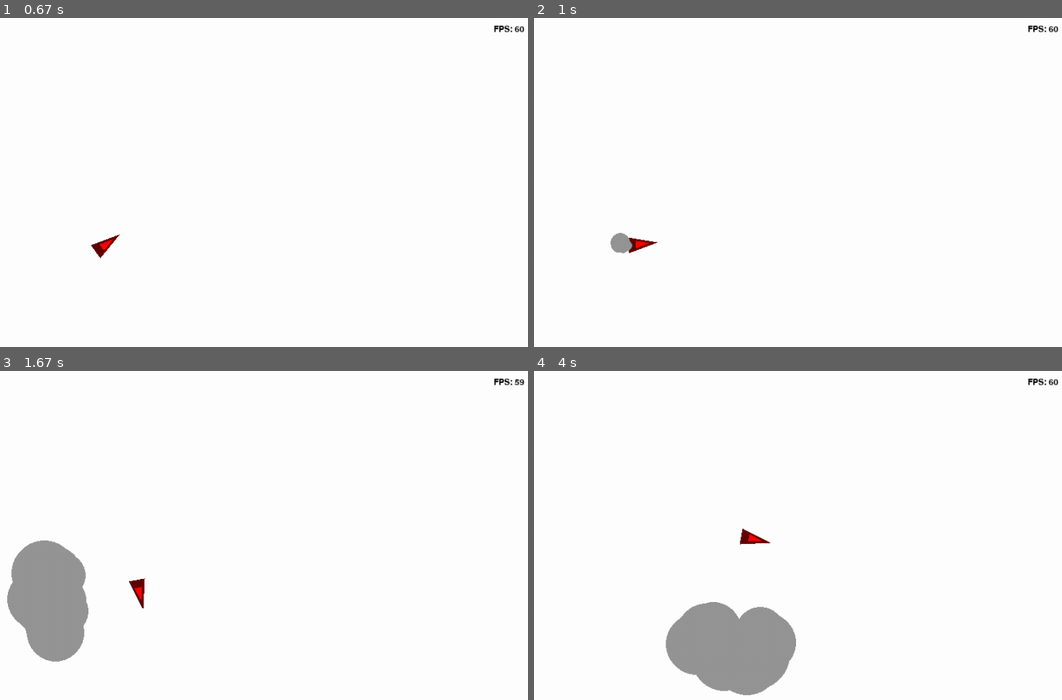
Above: before the commit, frames 1-4 (two rows, left to right).
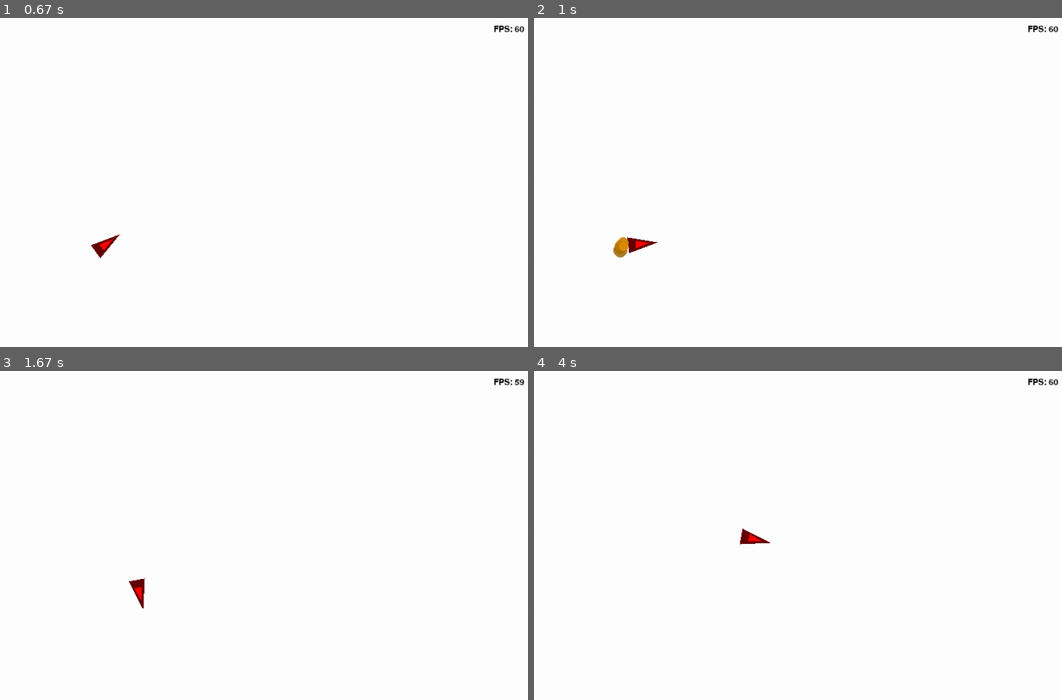
Above: after the commit, the same moments.

Repository: Poseidondon/pygame_project
Game: pygame game, started from main.py
Same seed, same stepped clock (60 frames per second), same inputs: the game is played once before the commit and once after it.
Inputs:
- Up to frame 1 (0.67 s): hold Right from 0.33 s (still down)
- Up to frame 2 (1 s): release Right at 0.8 s; hold Up from 0.83 s (still down)
- Up to frame 3 (1.67 s): release Up at 1.13 s; hold Right 1.17-1.63 s
- Up to frame 4 (4 s): hold Left 1.67-2.2 s; hold Down 2.23-2.53 s; hold Left 2.57-2.97 s; hold Up 3-3.37 s; hold Right from 3.4 s (still down)

Frame 1 is identical in both runs. In frame 2, 0.2% of the frame differs, in the area x 14-19%, y 65-73%; in frame 3, 4.3%; in frame 4, 5.2%, in the area x 24-50%, y 70-99%.

Commit message:
Particle v1.4

Diff:
--- a/main.py
+++ b/main.py
@@ -4,39 +4,78 @@
 
 
 class Particle(pygame.sprite.Sprite):
-    def __init__(self, pos, radius, dir=None, speed=None, range=None, max_lifetime=None, increase=None):
+    def __init__(self, pos, radius, dir=None, speed=None):
         super().__init__(all_sprites)
+
         self.image = pygame.Surface((2 * radius, 2 * radius), pygame.SRCALPHA)
         self.rect = self.image.get_rect()
         self.rect.x, self.rect.y = pos[0] - radius, pos[1] - radius
+        self.float_pos = self.float_x, self.float_y = pos[0], pos[1]
+        self.radius = radius
+
         self.clock = pygame.time.Clock()
         self.spawn_time = pygame.time.get_ticks()
-        pygame.draw.circle(self.image, (150, 150, 150), (radius, radius), radius)
-
-        self.float_pos = self.float_x, self.float_y = pos[0], pos[1]
-        self.radius = radius
-        self.max_lifetime = max_lifetime
-        self.increase = increase
-
-        if range:
-            angle = random.randint(-range / 2, range / 2)
-        else:
-            angle = 0
+        self.alpha = 255
+        self.lifetime = 0
+
+        self.max_lifetime = None
+        self.increase = None
+        self.max_size = None
+        self.gradient_k = 3
+
         self.dir = dir
-        dir = (dir + 90 + angle) % 360
+        dir = (dir + 90) % 360
         self.vx = -(math.cos(math.radians(dir)) * speed)
         self.vy = math.sin(math.radians(dir)) * speed
         self.speed = math.hypot(self.vx, self.vy)
 
+    def set_max_lifetime(self, max_lifetime):
+        self.max_lifetime = max_lifetime
+
+    def set_increase(self, increase):
+        self.increase = increase
+
+    def set_max_size(self, max_size):
+        self.max_size = max_size
+
+    def set_gradient(self, color_1, color_2):
+        self.color_1 = color_1
+        self.color_2 = color_2
+
+    def set_gradient_k(self, gradient_k):
+        self.gradient_k = gradient_k
+
+    def get_color(self):
+        if self.color_1 != self.color_2:
+            if self.lifetime > self.max_lifetime / self.gradient_k:
+                return self.color_2
+            else:
+                r = self.color_1[0] +\
+                    (self.color_2[0] - self.color_1[0]) * (self.lifetime / (self.max_lifetime / self.gradient_k))
+                g = self.color_1[1] +\
+                    (self.color_2[1] - self.color_1[1]) * (self.lifetime / (self.max_lifetime / self.gradient_k))
+                b = self.color_1[2] +\
+                    (self.color_2[2] - self.color_1[2]) * (self.lifetime / (self.max_lifetime / self.gradient_k))
+                return r, g, b
+        else:
+            return self.color_1
+
     def update(self):
         time = self.clock.tick() / 1000
-        lifetime = pygame.time.get_ticks() - self.spawn_time
+        self.lifetime = pygame.time.get_ticks() - self.spawn_time
 
         if self.increase:
             self.radius += self.increase * time
             self.image = pygame.Surface((2 * int(self.radius), 2 * int(self.radius)), pygame.SRCALPHA)
             self.rect = self.image.get_rect()
-            pygame.draw.circle(self.image, (150, 150, 150), (int(self.radius), int(self.radius)), int(self.radius))
+
+        if self.max_lifetime:
+            self.alpha = (self.max_lifetime - self.lifetime) / self.max_lifetime * 255
+            self.alpha = max(0, self.alpha)
+
+        c = self.get_color()
+        pygame.draw.circle(self.image, (c[0], c[1], c[2], int(self.alpha)),
+                           (int(self.radius), int(self.radius)), int(self.radius))
 
         self.float_x += self.vx * time
         self.float_y -= self.vy * time
@@ -46,10 +85,11 @@
         if not (self.rect.x in range(-int(self.radius), width + int(self.radius))
                 and self.rect.y in range(-int(self.radius), height + int(self.radius))):
             self.kill()
-        if self.radius >= 50:
-            self.kill()
         if self.max_lifetime:
-            if lifetime > self.max_lifetime:
+            if self.lifetime >= self.max_lifetime:
+                self.kill()
+        if self.max_size:
+            if self.radius >= self.max_size:
                 self.kill()
 
 
@@ -72,14 +112,14 @@
         self.rot_speed = 0
         self.dir = 0
 
+        self.particle_spawner = 0
+
         self.forward_accelerate = 250
         self.backward_accelerate = -50
         self.max_rot_speed = 180
         self.max_speed = 250
         self.friction = 8
-        self.particles_pers = 40
-
-        self.particle_spawner = 0
+        self.particles_pers = 50
 
     def setDir(self, angle):
         self.image.fill(pygame.SRCALPHA)
@@ -102,8 +142,9 @@
         if self.collider:
             pygame.draw.circle(self.image, (0, 255, 0),
                                (int(self.radius * self.k), int(self.radius * self.k)), self.radius, 1)
-        self.particle_point = (self.radius * self.k + math.cos(math.radians((angle+180) % 360)) * self.radius * self.k,
-                               self.radius * self.k + math.sin(math.radians((angle+180) % 360)) * self.radius * self.k)
+        self.particle_point = (
+            self.radius * self.k + math.cos(math.radians((angle + 180) % 360)) * self.radius * self.k,
+            self.radius * self.k + math.sin(math.radians((angle + 180) % 360)) * self.radius * self.k)
 
     def addVector(self, force, dir=None):
         if not dir:
@@ -126,9 +167,15 @@
             if self.accelerate > 0:
                 self.particle_spawner += time * self.particles_pers
                 for _ in range(int(self.particle_spawner)):
-                    Particle(pos=(self.particle_point[0] + self.rect.x, self.particle_point[1] + self.rect.y),
-                             radius=random.randint(5, 10), dir=(self.dir + 180) % 360, speed=100, range=90,
-                             increase=50)
+                    spreading = 90
+                    angle = random.randint(-spreading / 2, spreading / 2)
+                    p = Particle(pos=(self.particle_point[0] + self.rect.x, self.particle_point[1] + self.rect.y),
+                                 radius=7, dir=(self.dir + 180 + angle) % 360, speed=100)
+                    p.set_gradient((255, 162, 0), (0, 0, 0))
+                    p.set_gradient_k(2)
+                    p.set_increase(30)
+                    p.set_max_lifetime(500)
+                    p.set_max_size(None)
                 self.particle_spawner -= int(self.particle_spawner)
 
         else:
